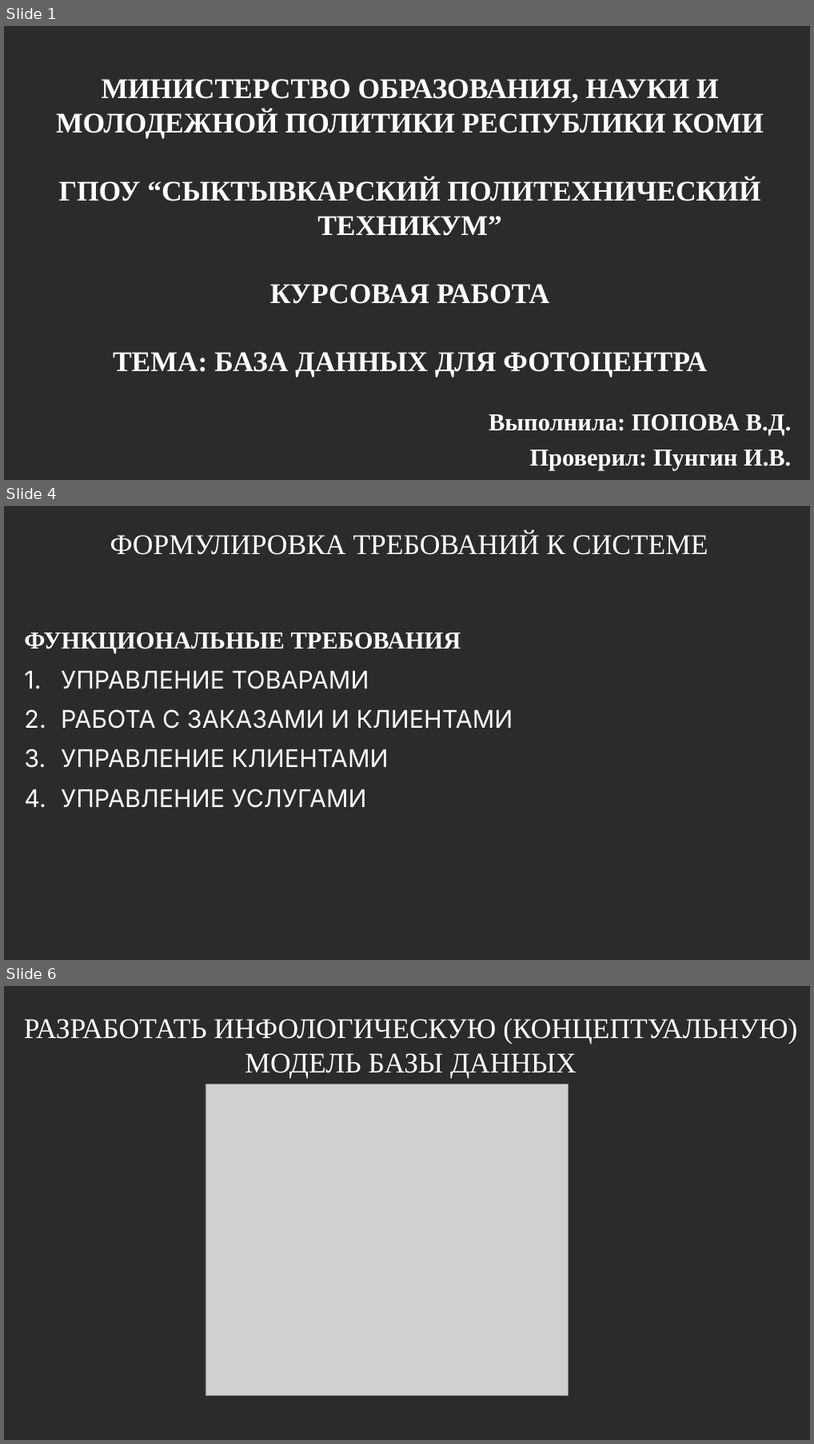
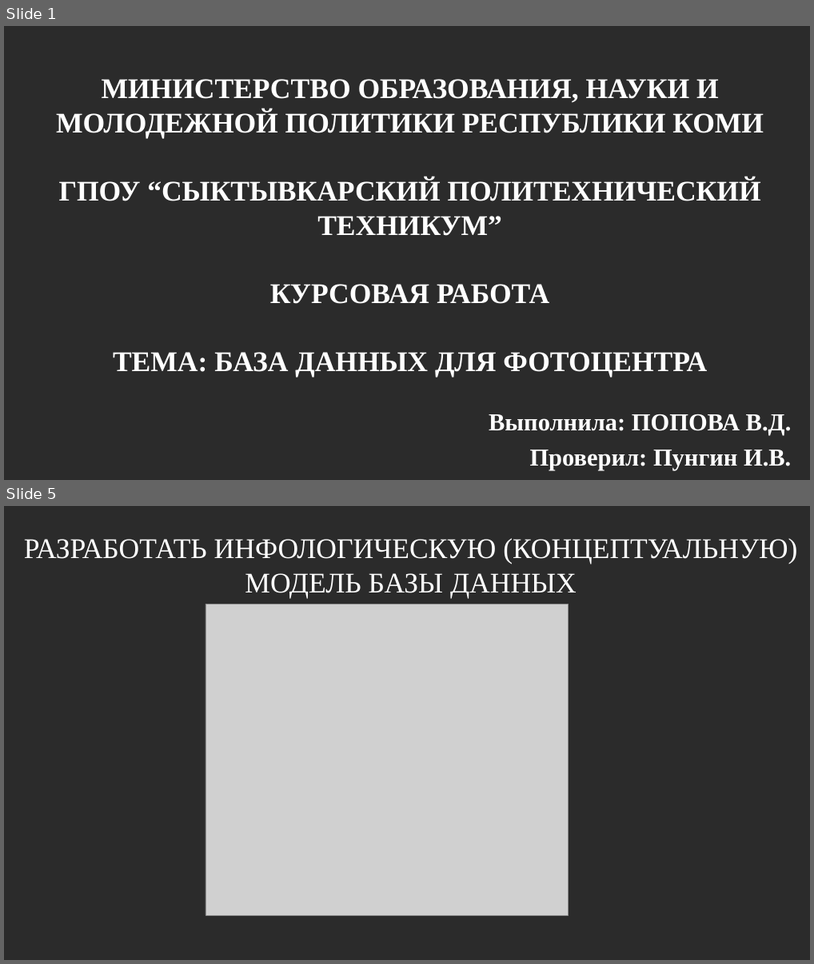
Before and after one commit to SVK-314/pop, a slide deck: kyrsach.odp. Shown one above the other, each under a label of ours: slides 1, 4 and 6 before the commit, slides 1 and 5 after it; the slides between them are not shown. The pictures are 814x1444 and 814x964 pixels, drawn with LibreOffice and Linux fonts; fonts in the diff are those of the drawing; grey boxes stand for pictures; background and template pictures are left out; a plain dark background stands for a picture behind light text. Boxes give left, top, right and bottom in pixels: in the first picture for what was removed or moved away, otherwise in the second. Text is boxed around its words. In the diff, an @@ line names an element or a change of style, - is before the commit and + after.

```diff
--- a/kyrsach.odp
+++ b/kyrsach.odp
@@ slide 4 removed at <box>4,506,810,960</box>, background picture (left out) @@
@@ title removed at <box>110,532,709,555</box> @@
-ФОРМУЛИРОВКА ТРЕБОВАНИЙ К СИСТЕМЕ
@@ text removed at <box>24,632,514,808</box> @@
-ФУНКЦИОНАЛЬНЫЕ ТРЕБОВАНИЯ
-1. УПРАВЛЕНИЕ ТОВАРАМИ
-2. РАБОТА С ЗАКАЗАМИ И КЛИЕНТАМИ
-3. УПРАВЛЕНИЕ КЛИЕНТАМИ
-4. УПРАВЛЕНИЕ УСЛУГАМИ
@@ what was slide 6 is now slide 5 @@
```
Also in this commit, not shown: 4 slides changed, 2 other files.
